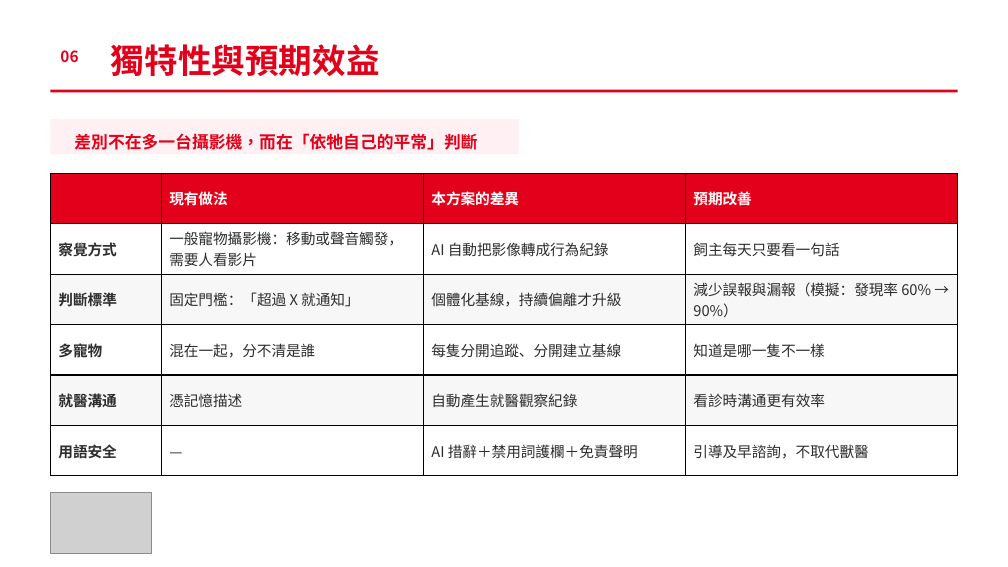
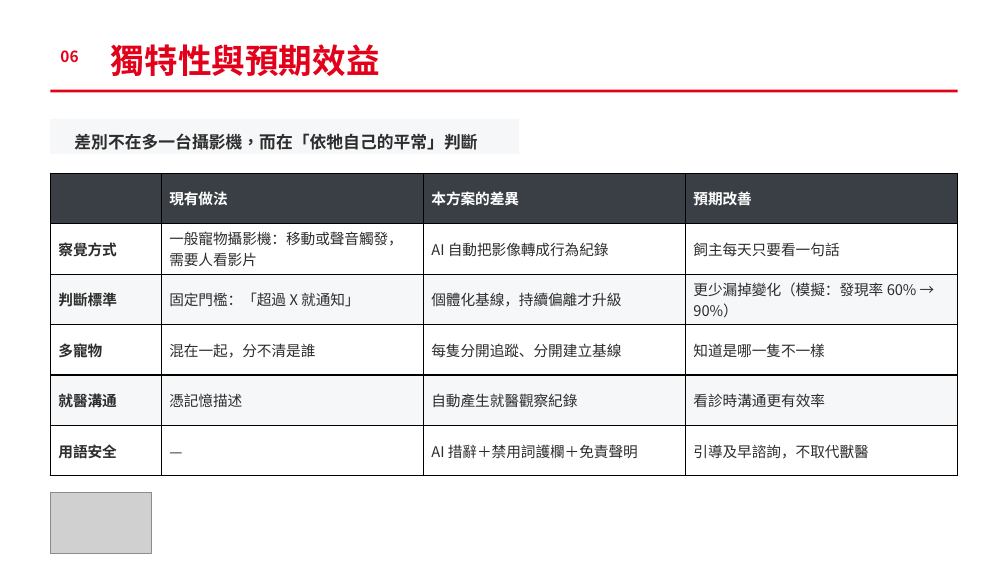
Before and after one commit to ammieliu-jpg/AI_animal, a slide deck: slide 13 of docs/proposal/PetSentinel_proposal.pptx. Drawn at 1008x567 pixels with LibreOffice and Linux fonts; fonts in the diff are those of the drawing; grey boxes stand for pictures. Boxes give left, top, right and bottom in pixels: in the first picture for what was removed or moved away, otherwise in the second. Text is boxed around its words. In the diff, an @@ line names an element or a change of style, - is before the commit and + after.

```diff
--- a/docs/proposal/PetSentinel_proposal.pptx
+++ b/docs/proposal/PetSentinel_proposal.pptx
@@ rectangle at bbox=[50, 119, 519, 154]: fill #FFF1F3 to #F6F7F8 @@
@@ text "差別不在多一台攝影機，而在「依牠自己的平常」判斷" at bbox=[74, 133, 477, 150]: text colour #E2001A to #2D2D2D @@
@@ table at bbox=[50, 173, 958, 476] @@
-row 3, column 4: 減少誤報與漏報（模擬：發現率 60% → 90%）
+row 3, column 4: 更少漏掉變化（模擬：發現率 60% → 90%）
@@ fill #E2001A to #3A3F45 in row 1 @@
@@ fill #F7F7F7 to #F6F7F8 in 8 cells @@
```
Also in this commit, not shown: 14 other slides changed, 2 other files.
